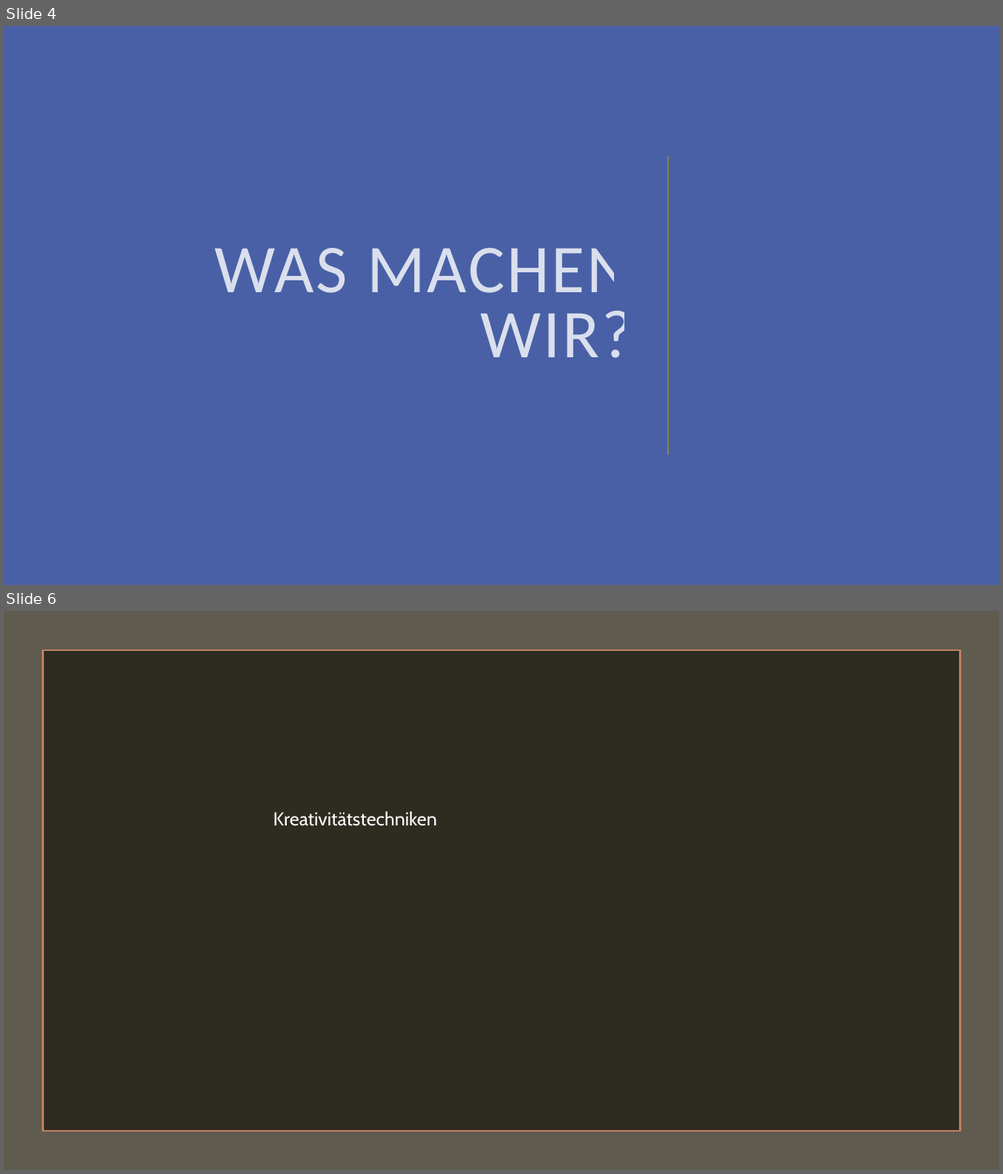
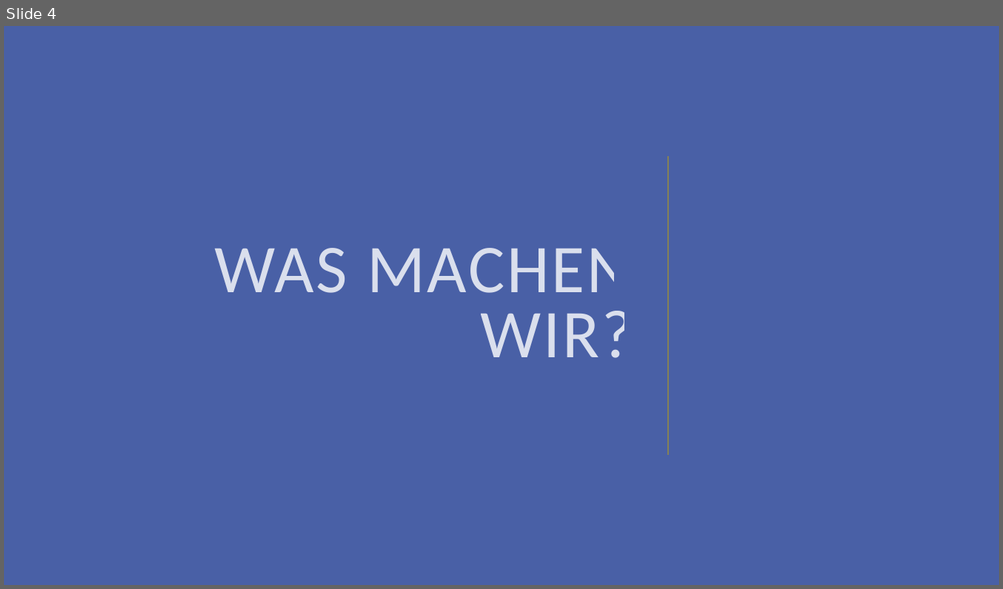
Before and after one commit to plastikpamaro/MKon, a slide deck: Meilenstein 3/Präsentation/Präsentation MS3_aufgehübscht.pptx. Shown one above the other, each under a label of ours: slides 4 and 6 before the commit, slide 4 after it; the slides between them are not shown. The pictures are 1003x1174 and 1003x589 pixels, drawn with LibreOffice and Linux fonts; fonts in the diff are those of the drawing. Boxes give left, top, right and bottom in pixels: in the first picture for what was removed or moved away, otherwise in the second. Text is boxed around its words. In the diff, an @@ line names an element or a change of style, - is before the commit and + after.

```diff
--- a/Meilenstein 3/Präsentation/Präsentation MS3_aufgehübscht.pptx
+++ b/Meilenstein 3/Präsentation/Präsentation MS3_aufgehübscht.pptx
@@ slide 6 removed at [4,611,999,1170], background #4960A6 @@
@@ rectangle removed at [4,611,999,1170] @@
@@ rectangle removed at [42,650,960,1132] @@
@@ text removed at [273,812,437,826] @@
-Kreativitätstechniken
```
Also in this commit, not shown: 1 slide changed, 5 slides added, 5 other slides removed, 1 other file.
